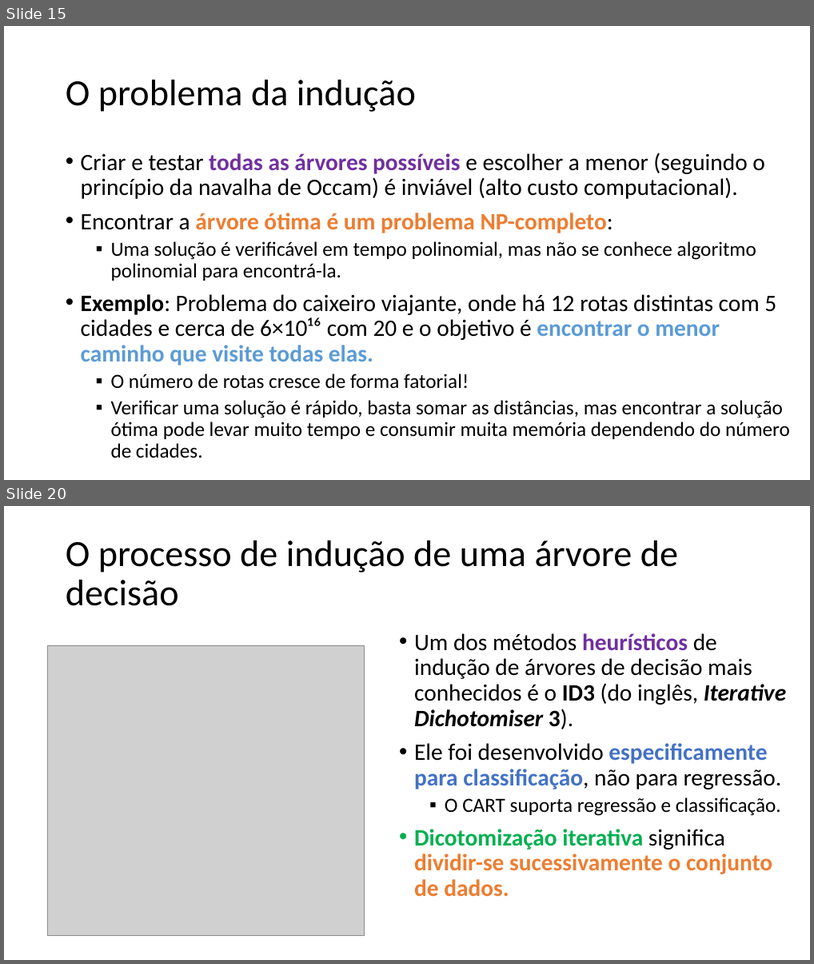
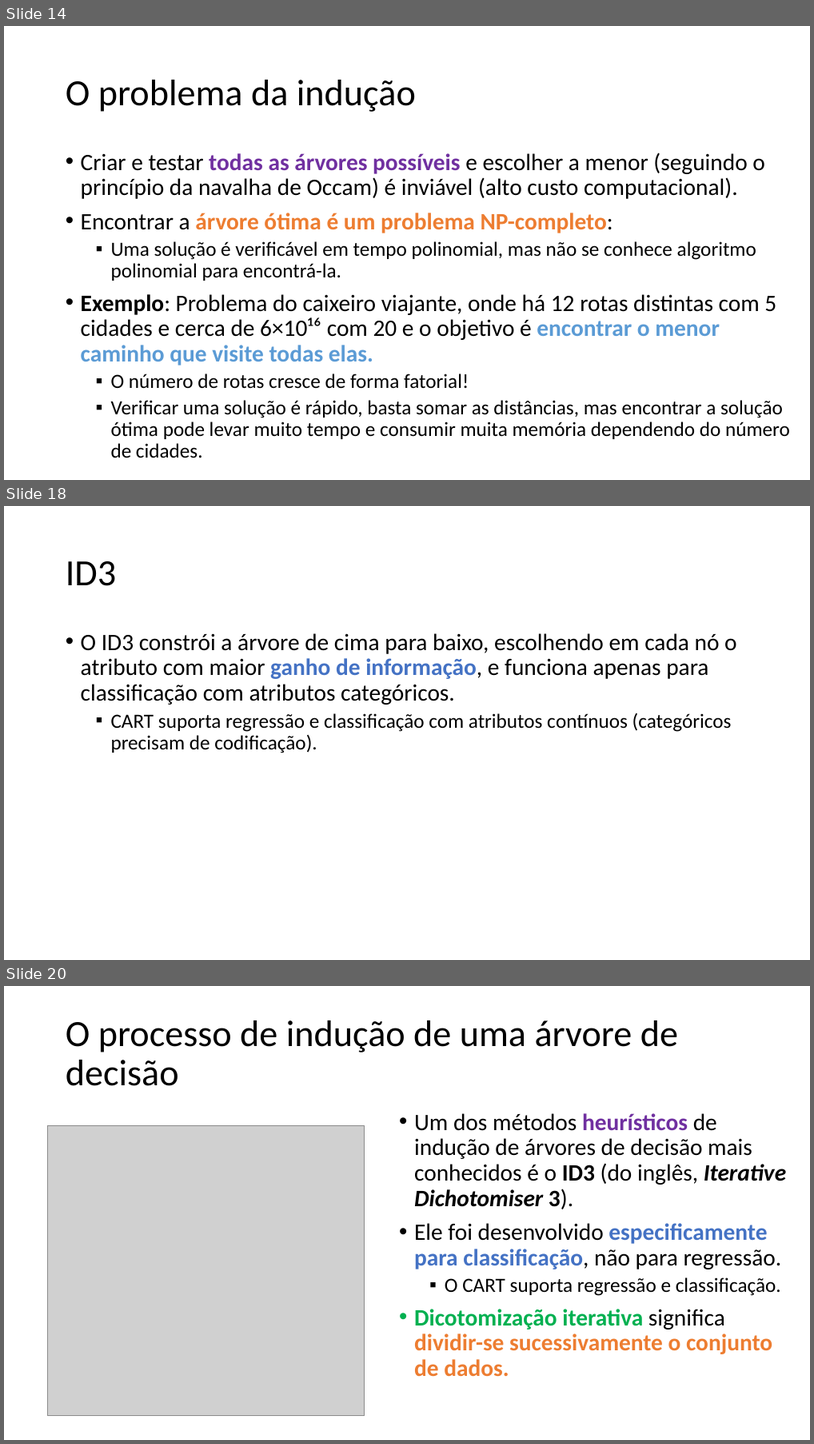
Before and after one commit to zz4fap/c24_inteligencia_artificial, a slide deck: slides/C24_Árvores_de_decisão.pptx. Shown one above the other, each under a label of ours: slides 15 and 20 before the commit, slides 14, 18 and 20 after it; the slides between them are not shown. The pictures are 814x964 and 814x1444 pixels, drawn with LibreOffice and Linux fonts; fonts in the diff are those of the drawing; grey boxes stand for pictures. Boxes give left, top, right and bottom in pixels: in the first picture for what was removed or moved away, otherwise in the second. Text is boxed around its words. In the diff, an @@ line names an element or a change of style, - is before the commit and + after.

```diff
--- a/slides/C24_Árvores_de_decisão.pptx
+++ b/slides/C24_Árvores_de_decisão.pptx
@@ slide 18 added at bbox=[4, 506, 810, 960], background #FFFFFF @@
@@ title added at bbox=[66, 561, 116, 586], 44 pt, text #000000 @@
+ID3
@@ text added at bbox=[81, 633, 737, 753], 28 pt, text #000000 @@
+• O ID3 constrói a árvore de cima para baixo, escolhendo em cada nó o atributo com maior ganho de informação, e funciona apenas para classificação com atributos categóricos.
+  ▪ CART suporta regressão e classificação com atributos contínuos (categóricos precisam de codificação).
@@ what was slide 15 is now slide 14 @@
```
Also in this commit, not shown: 3 slides changed, 1 other slide added, 2 slides removed, 1 other file.
